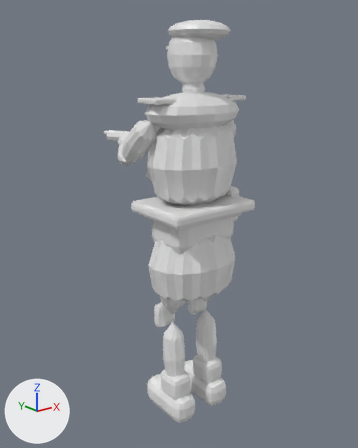
An edit to the glTF model assets/models/raskov.glb, drawn before and after from the same camera.
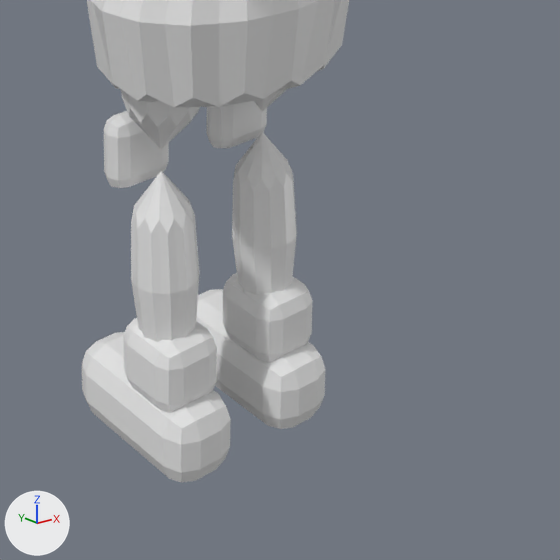
The first picture shows the older version from a 50 mm lens placed at (-1.352, -1.591, 1.589), pointed at (0.111, 0.238, 0.857). The close-ups show the older and then the newer version on the part from 34% to 84% of the width and 59% to 100% of the height of that picture. Only the edits that show in the close-ups are written down. Arrows for +X, +Y and +Z are at lower left; the lights stay in place. Where no turn or scale is listed for an object, it has been applied to the vertices. Vertices at exactly the same position are counted once.

In view in the first close-up: 'pelvis', 'shin_l', 'shin_r', 'thigh_l' and 1 more.
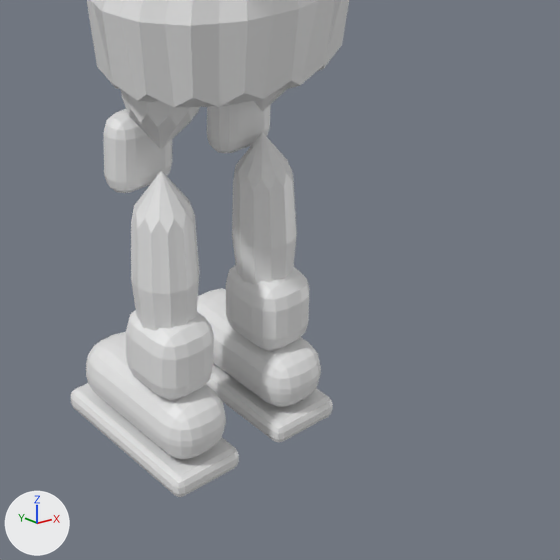
What differs and where, as boxes (x1, y1, x2, y2) in the close-ups (560 x 560 px; the box of a moved part takes in the faces that stretch with it):
'shin_l', reshaped (13% wider): before (82, 111, 231, 482); after (71, 109, 239, 497)
'shin_r', reshaped: before (196, 101, 326, 429); after (197, 101, 333, 442)
part 1 of me_cone_002, rebuilt (6% narrower, 15% shorter): before (82, 332, 231, 482); after (86, 332, 226, 459)
part 2 of me_cone_002, rebuilt (6% wider, 9% taller): before (104, 111, 169, 188); after (103, 109, 172, 193)
part 3 of me_cone_002, added: after (126, 310, 214, 400)
part 4 of me_cone_002, moved or reshaped: before (123, 318, 217, 413); after (71, 383, 239, 497)
part 5 of me_cone_004, rebuilt: before (196, 289, 326, 429); after (206, 363, 333, 442)
part 6 of me_cone_004, added: after (226, 265, 310, 351)
part 7 of me_cone_004, reshaped: before (223, 273, 313, 362); after (197, 288, 321, 407)
part 8 of me_cone_004, moved or reshaped: before (207, 101, 267, 148); after (207, 101, 271, 153)

Edits to the bpy script that builds the scene:
```text
Add mat_black:
    mat_black = principled_material('black')
    mat_black.base_color = (0.8, 0.8, 0.8)  # white #e7e7e7
    mat_black.roughness = 0.4
Change me_cone_002:
    used by ob_shin_l; location = (-0.1, 0.02, 0.5)
    remove me_cone_002.from_pydata(...)  # 232 vertices, 448 faces; spans x -0.06..0.06, y -0.12..0.16, z -0.5..0.06
    add me_cone_002.from_pydata(...)  # 466 vertices, 912 faces; spans x -0.062..0.062, y -0.12..0.17, z -0.5..0.065
    me_cone_002 part 1: the loose piece of 56 vertices spanning x -0.06..0.06, y -0.12..0.16, z -0.5..-0.37 is rebuilt with 152 vertices and now spans x -0.057..0.058, y -0.115..0.155, z -0.465..-0.365
    me_cone_002 part 2: the loose piece of 46 vertices spanning x -0.055..0.055, y 0.035..0.085, z -0.06..0.06 is rebuilt with 88 vertices and now spans x -0.057..0.058, y 0.025..0.085, z -0.065..0.065
    me_cone_002 part 3: a new loose piece of 96 vertices spanning x -0.055..0.055, y -0.085..0.045, z -0.375..-0.245, in mat_boot (white #e7e7e7)
    me_cone_002 part 4: 3 vertices moved from x -0.055..-0.025, y 0.015, z -0.39..-0.36 to x 0.05..0.062, y -0.108, z -0.5..-0.488; 53 vertices removed from x -0.055..0.055, y -0.085..0.045, z -0.39..-0.27; 53 vertices added at x -0.062..0.062, y -0.12..0.17, z -0.5..-0.465
    add me_cone_002.materials.append(mat_black)  # white #e7e7e7
Change me_cone_004:
    used by ob_shin_r; location = (0.1, 0.02, 0.5)
    remove me_cone_004.from_pydata(...)  # 231 vertices, 446 faces; spans x -0.06..0.06, y -0.12..0.16, z -0.5..0.06
    add me_cone_004.from_pydata(...)  # 466 vertices, 912 faces; spans x -0.062..0.062, y -0.12..0.17, z -0.5..0.065
    me_cone_004 part 5: the loose piece of 56 vertices spanning x -0.06..0.06, y -0.12..0.16, z -0.5..-0.37 is rebuilt with 56 vertices and now spans x -0.062..0.062, y -0.12..0.17, z -0.5..-0.465, in mat_black (white #e7e7e7)
    me_cone_004 part 6: a new loose piece of 96 vertices spanning x -0.055..0.055, y -0.085..0.045, z -0.375..-0.245, in mat_boot (white #e7e7e7)
    me_cone_004 part 7: 1 vertex moved from x 0.046, y 0.036, z -0.36 to x -0.012, y -0.102, z -0.452; 55 vertices removed from x -0.055..0.055, y -0.085..0.045, z -0.39..-0.27; 151 vertices added at x -0.058..0.057, y -0.115..0.155, z -0.465..-0.365
    me_cone_004 part 8: 5 vertices moved from x 0.03..0.048, y 0.074..0.085, z -0.053..0.035 to x -0.053..-0.042, y 0.069..0.081, z -0.035..0.049; 40 vertices removed from x -0.055..0.055, y 0.035..0.085, z -0.06..0.06; 83 vertices added at x -0.058..0.057, y 0.025..0.085, z -0.065..0.065
    add me_cone_004.materials.append(mat_black)  # white #e7e7e7
```
